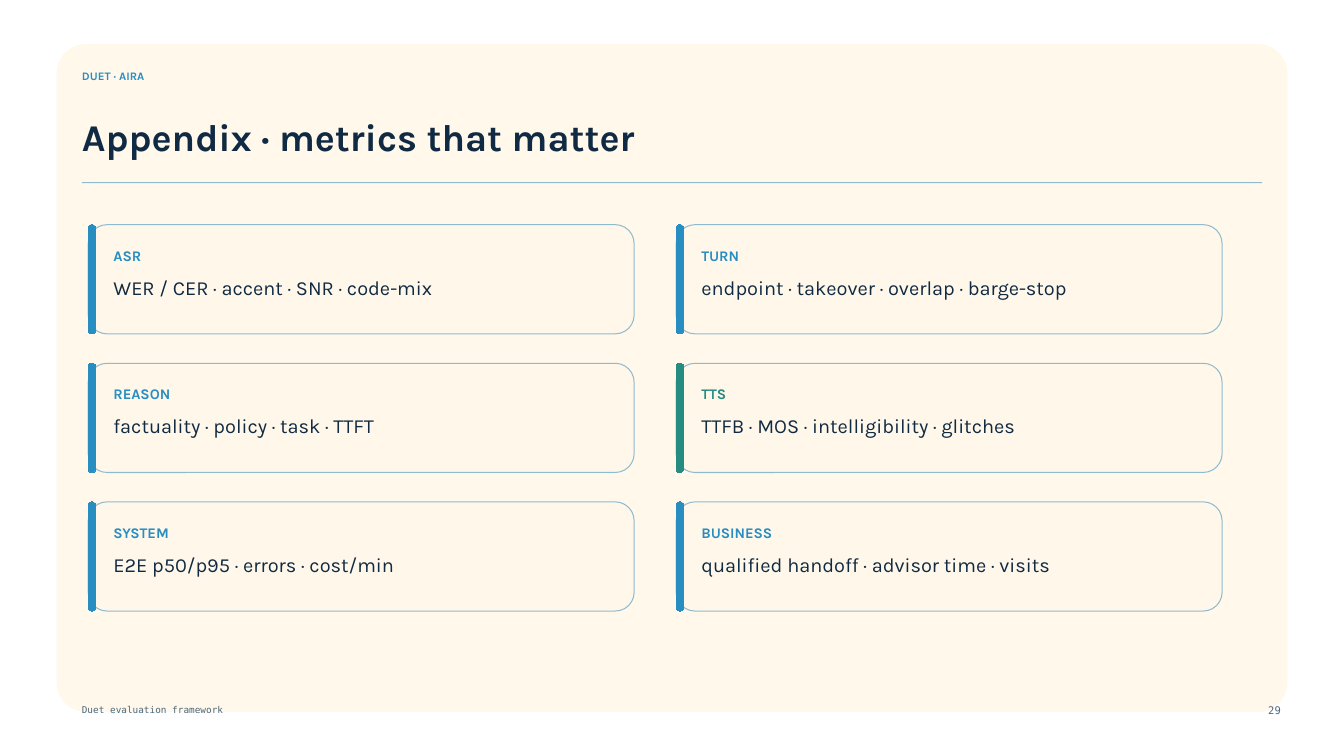
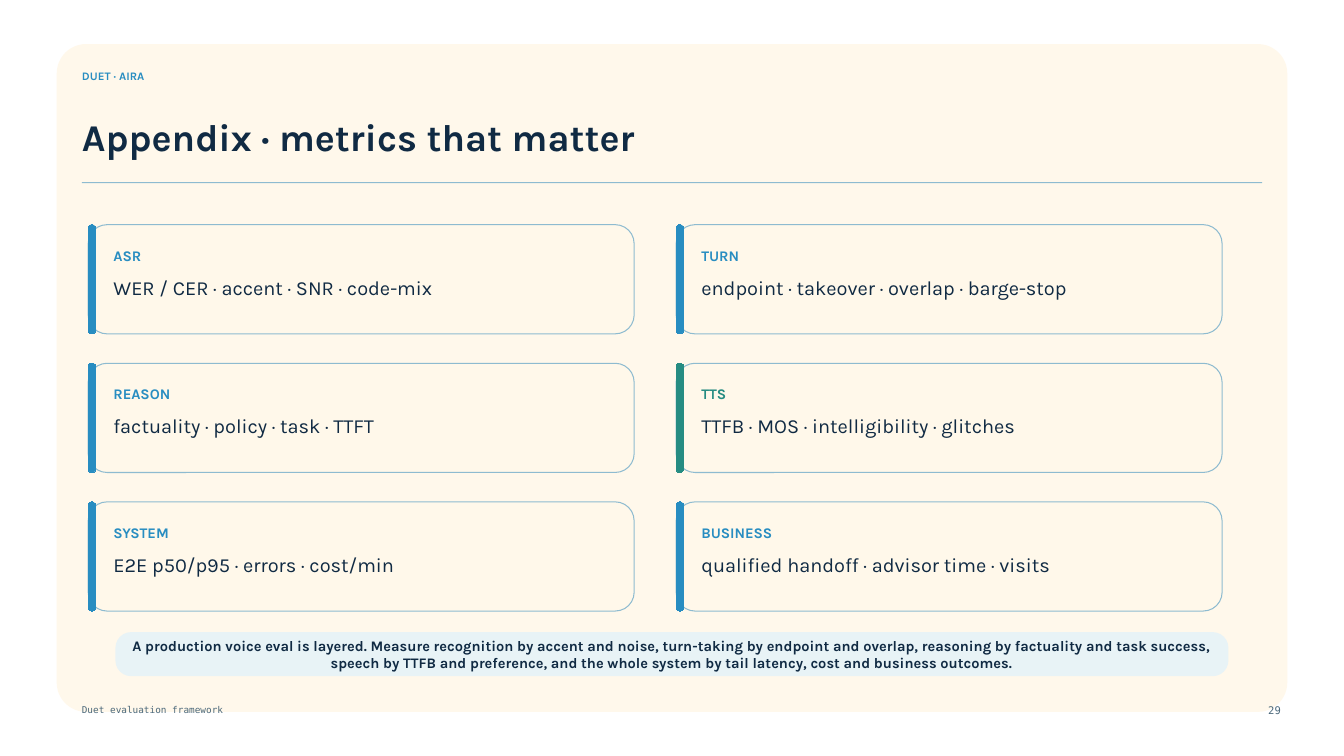
Before and after one commit to mssharatchandra/duet, a slide deck: slide 29 of docs/talk/Duet_Aira_Voice_AI_Tech_Talk_2026-08-25.pptx. Drawn at 1344x756 pixels with LibreOffice and Linux fonts; fonts in the diff are those of the drawing; background and template pictures are left out. Boxes give left, top, right and bottom in pixels: in the first picture for what was removed or moved away, otherwise in the second. Text is boxed around its words. In the diff, an @@ line names an element or a change of style, - is before the commit and + after.

Commit message:
docs: explain layered voice evaluation

```diff
--- a/docs/talk/Duet_Aira_Voice_AI_Tech_Talk_2026-08-25.pptx
+++ b/docs/talk/Duet_Aira_Voice_AI_Tech_Talk_2026-08-25.pptx
@@ rounded rectangle added at (x1=116, y1=632, x2=1229, y2=677), fill #E8F3F6, 10.4 pt, text #102A43, bold @@
+A production voice eval is layered. Measure recognition by accent and noise, turn-taking by endpoint and overlap, reasoning by factuality and task success, speech by TTFB and preference, and the whole system by tail latency, cost and business outcomes.
```
Also in this commit, not shown: 2 other files.
